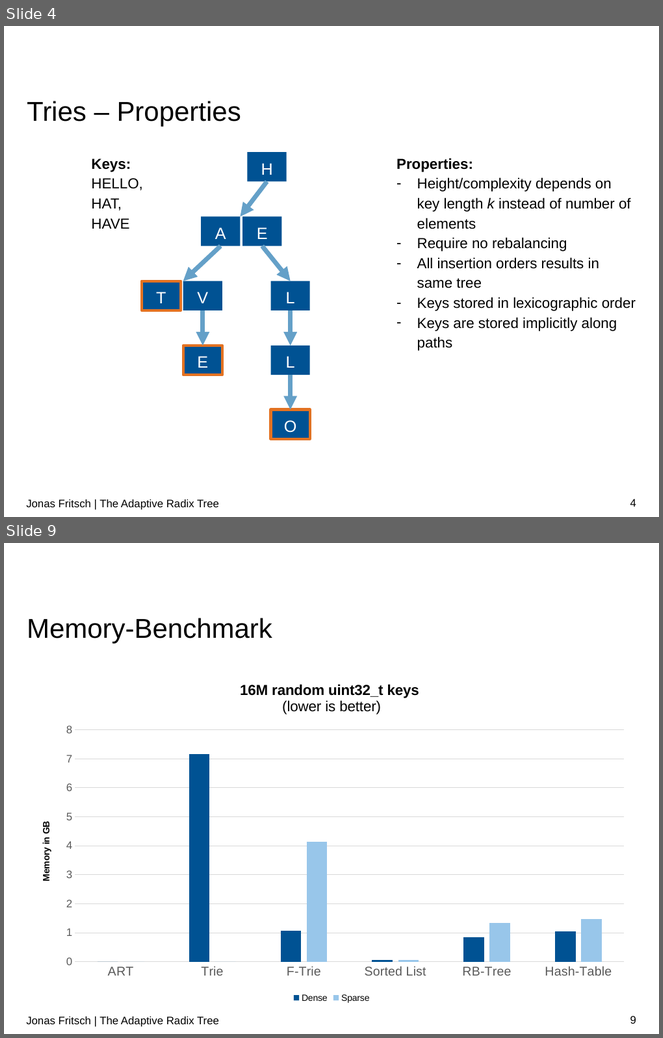
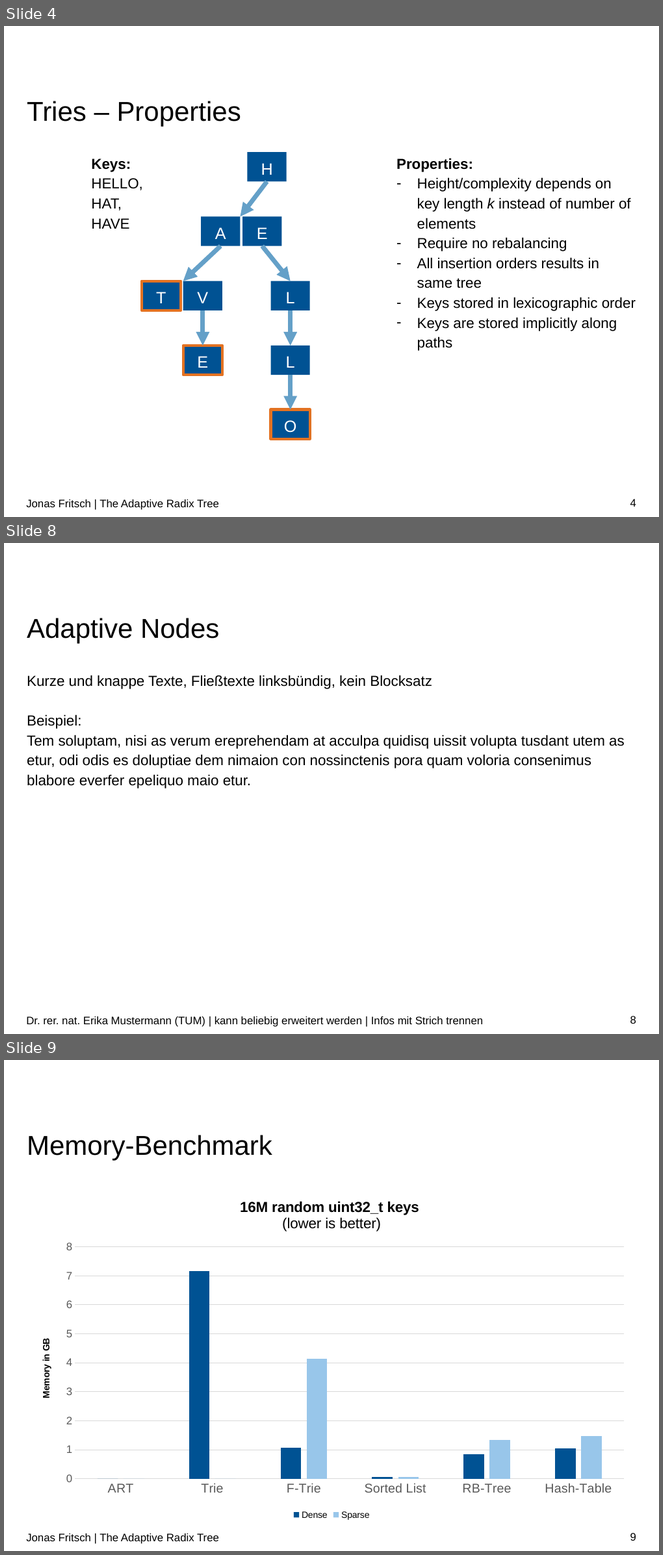
Before and after one commit to atalantus/The-Adaptive-Radix-Tree, a slide deck: Presentation/The Adaptive Radix Tree.pptx. Shown one above the other, each under a label of ours: slides 4 and 9 before the commit, slides 4, 8 and 9 after it; the slides between them are not shown. The pictures are 663x1038 and 663x1555 pixels, drawn with LibreOffice and Linux fonts; fonts in the diff are those of the drawing; background and template pictures are left out. Boxes give left, top, right and bottom in pixels: in the first picture for what was removed or moved away, otherwise in the second. Text is boxed around its words. In the diff, an @@ line names an element or a change of style, - is before the commit and + after.

```diff
--- a/Presentation/The Adaptive Radix Tree.pptx
+++ b/Presentation/The Adaptive Radix Tree.pptx
@@ slide 8 added at (4,543,659,1034), background #FFFFFF @@
@@ title added at (27,618,219,643), 30 pt, text #000000 @@
+Adaptive Nodes
@@ text added at (27,675,625,789), 16 pt, text #000000 @@
+Kurze und knappe Texte, Fließtexte linksbündig, kein Blocksatz
+Beispiel:
+Tem soluptam, nisi as verum ereprehendam at acculpa quidisq uissit volupta tusdant utem as etur, odi odis es doluptiae dem nimaion con nossinctenis pora quam voloria consenimus blabore everfer epeliquo maio etur.
@@ text added at (26,1017,483,1027), 12 pt, text #000000 @@
+Dr. rer. nat. Erika Mustermann (TUM) | kann beliebig erweitert werden | Infos mit Strich trennen
@@ page number added at (631,1016,636,1024), 12 pt, text #000000 @@
+8
```
Also in this commit, not shown: 3 slides changed, 1 slide removed.
